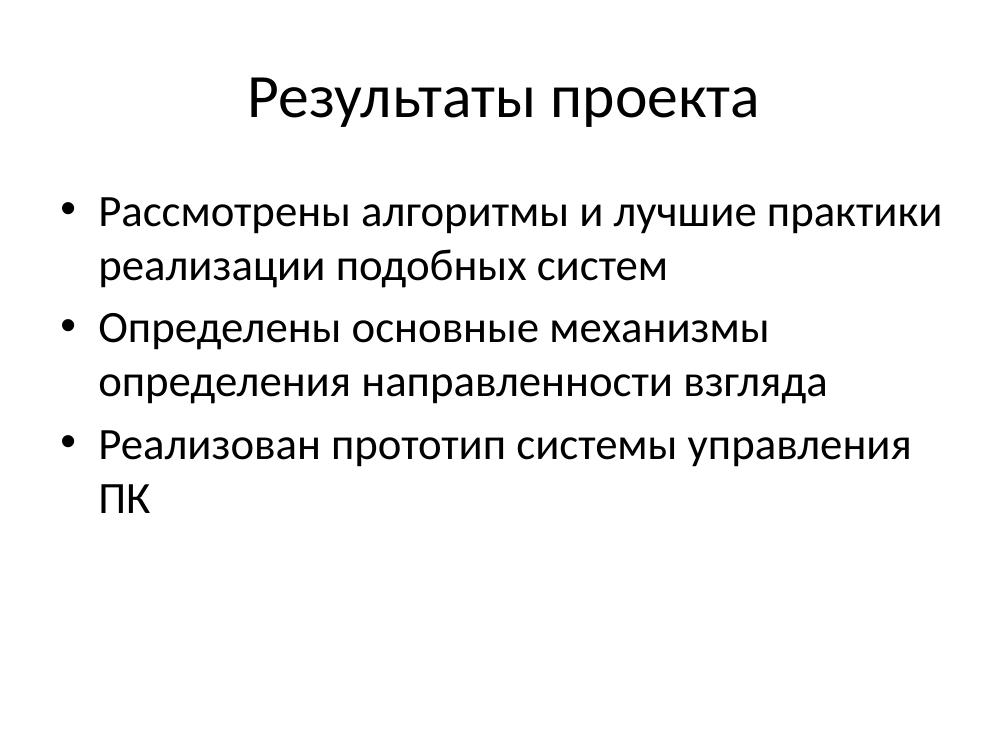
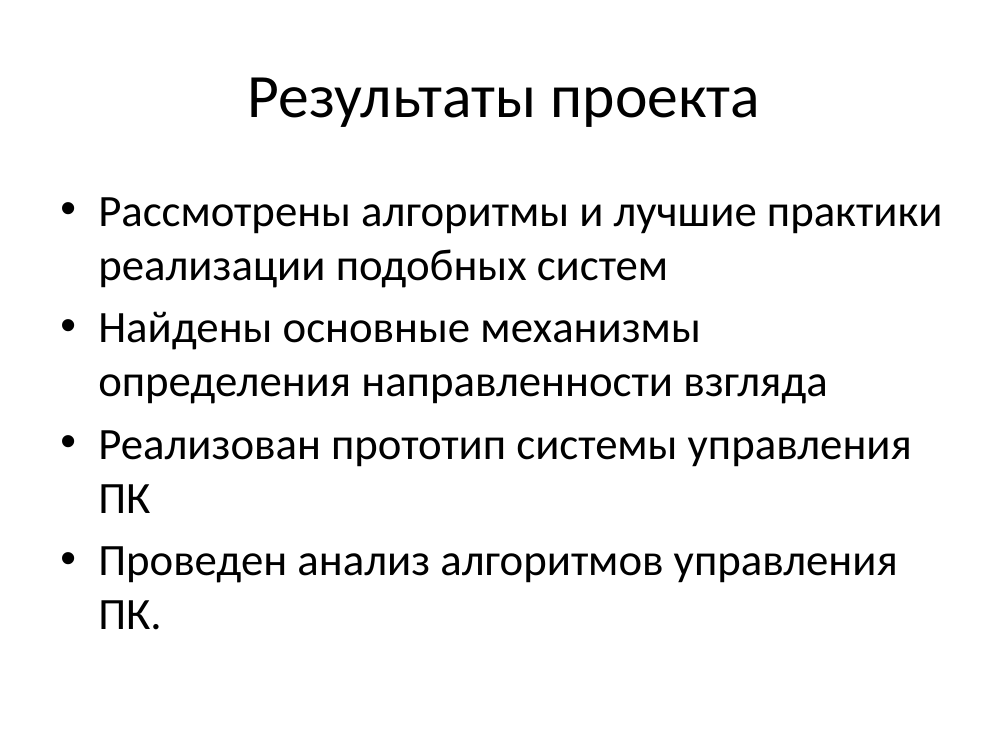
Before and after one commit to takentui/EyeWindowsController, a slide deck: slide 10 of Система альтернативного управления ПК.pptx. Drawn at 1008x756 pixels with LibreOffice and Linux fonts; fonts in the diff are those of the drawing. Boxes give left, top, right and bottom in pixels: in the first picture for what was removed or moved away, otherwise in the second. Text is boxed around its words. In the diff, an @@ line names an element or a change of style, - is before the commit and + after.

```diff
--- a/Система альтернативного управления ПК.pptx
+++ b/Система альтернативного управления ПК.pptx
@@ text at [98,311,828,404]: text changed @@
-• Определены основные механизмы определения направленности взгляда
+• Найдены основные механизмы определения направленности взгляда
@@ text at [98,546,898,630]: paragraph added @@
+• Проведен анализ алгоритмов управления ПК.
```
Also in this commit, not shown: 6 other slides changed, 1 slide added, 1 slide removed, 34 other files.
